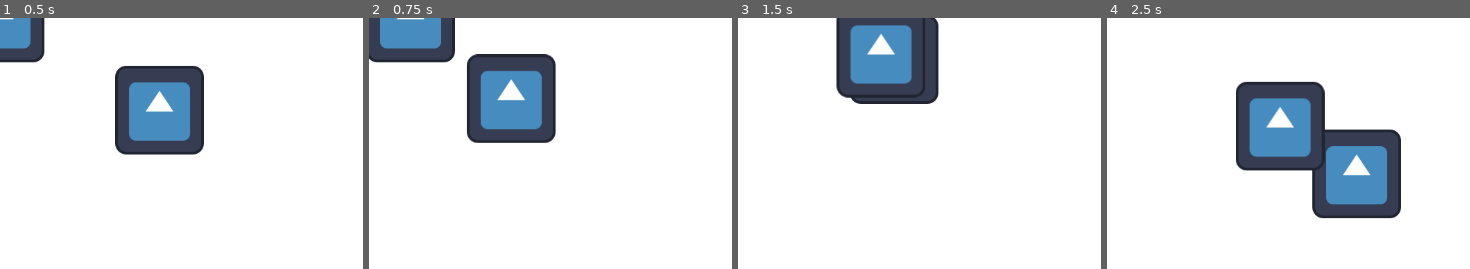
Above: before the commit, frames 1-4 (left to right).
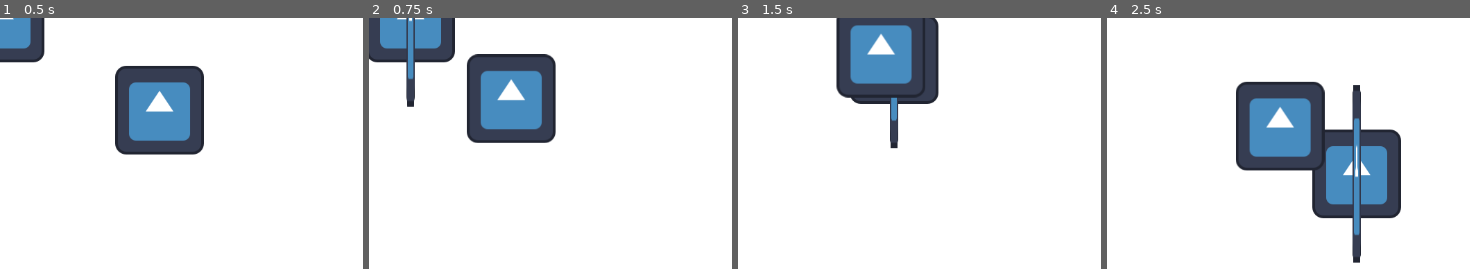
Above: after the commit, the same moments.

Repository: zwack32/crypt_of_the_silver_phoenix
Game: Godot game, scene res://test_world.tscn
Two runs of this game, one before a commit and one after it. Both use one fixed random seed, a clock stepped at 60 frames per second and the inputs below. The engine's default icon, where the game draws it, is replaced by a stand-in: a white triangle on a blue panel in a dark square.
Inputs (mouse positions are in pixels of both pictures, inside the frame that each line leads up to):
- Up to frame 1 (0.5 s): no input
- Up to frame 2 (0.75 s): move the mouse to (outside the picture) at 0.52 s; hold Right (ui_right) from 0.53 s (still down); click (outside the picture) at 0.6 s
- Up to frame 3 (1.5 s): move the mouse to (977, 263) at 1.27 s; release Right (ui_right) at 1.28 s; hold Down (ui_down) from 1.28 s (still down); click (977, 263) at 1.35 s
- Up to frame 4 (2.5 s): move the mouse to (outside the picture) at 2.02 s; release Down (ui_down) at 2.03 s; hold Right (ui_right) from 2.03 s (still down); right-click (outside the picture) at 2.1 s; click (outside the picture) at 2.3 s

Frame 1 is identical in both runs. In frame 2, 0.7% of the frame differs, in the area x 10-13%, y 0-36%; in frame 3, 0.4%; in frame 4, 1.4%, in the area x 67-70%, y 26-98%.

Commit message:
WIP player attack

Diff:
--- a/Enemy.gd
+++ b/Enemy.gd
@@ -13,7 +13,7 @@
 
 #Move toward player
 func _process(delta):
-	var direction = (player.global_position - global_position).normalized()
+	var direction = (player.position - position).normalized()
 	position += direction * speed
 
 #Hit player
--- a/Player.gd
+++ b/Player.gd
@@ -1,5 +1,4 @@
 extends Area2D
-
 class_name Player
 
 var speed = 300
@@ -11,6 +10,12 @@
 var player_spd = 10
 
 var health = max_health
+var direction = Vector2.UP
+
+@export var weapon_test_stick: PackedScene
+
+func _ready():
+	pass
 
 # Called every frame. 'delta' is the elapsed time since the previous frame.
 func _process(delta):
@@ -19,12 +24,16 @@
 
 	#change velocity by player's input
 	if Input.is_action_pressed("ui_down"):
+		direction = Vector2.DOWN
 		velocity.y += 1
 	if Input.is_action_pressed("ui_up"):
+		direction = Vector2.UP
 		velocity.y += -1
 	if Input.is_action_pressed("ui_left"):
+		direction = Vector2.LEFT
 		velocity.x += -1
 	if Input.is_action_pressed("ui_right"):
+		direction = Vector2.RIGHT
 		velocity.x += 1
 
 	#normalize the velocity
@@ -35,14 +44,23 @@
 
 	if Input.is_action_just_pressed("melee"):
 		melee_attack()
-		print("melee")
+		print(get_mouse_direction_from_player())
 
 	if Input.is_action_just_pressed("ranged"):
 		ranged_attack()
 		print("ranged")
 
+func get_mouse_direction_from_player():
+	var viewport_w = get_viewport().size.x
+	var viewport_h = get_viewport().size.y
+
+	var mouse_global_pos = get_viewport().get_mouse_position()
+
+	return Vector2(mouse_global_pos.x / viewport_w, mouse_global_pos.y / viewport_h)
+
 func melee_attack():
-	pass
+	var test_stick = weapon_test_stick.instantiate()
+	add_child(test_stick)
 
 func ranged_attack():
 	pass
--- a/enemy.tscn
+++ b/enemy.tscn
@@ -7,6 +7,7 @@
 size = Vector2(127, 127)
 
 [node name="Enemy" type="Area2D"]
+collision_layer = 8
 script = ExtResource("1_51ycr")
 
 [node name="CollisionShape2D" type="CollisionShape2D" parent="."]
--- a/player.tscn
+++ b/player.tscn
@@ -7,6 +7,8 @@
 size = Vector2(127, 128)
 
 [node name="Player" type="Area2D"]
+collision_layer = 0
+collision_mask = 0
 script = ExtResource("1_j4g1x")
 
 [node name="CollisionShape2D" type="CollisionShape2D" parent="."]
--- a/project.godot
+++ b/project.godot
@@ -61,3 +61,7 @@
 , Object(InputEventKey,"resource_local_to_scene":false,"resource_name":"","device":-1,"window_id":0,"alt_pressed":false,"shift_pressed":false,"ctrl_pressed":false,"meta_pressed":false,"pressed":false,"keycode":0,"physical_keycode":4194325,"key_label":0,"unicode":0,"echo":false,"script":null)
 ]
 }
+
+[layer_names]
+
+2d_physics/layer_4="player_weapon"
--- a/test_world.tscn
+++ b/test_world.tscn
@@ -1,7 +1,8 @@
-[gd_scene load_steps=3 format=3 uid="uid://dhy7e2fcung4f"]
+[gd_scene load_steps=4 format=3 uid="uid://dhy7e2fcung4f"]
 
 [ext_resource type="PackedScene" uid="uid://u0hfdydssq7m" path="res://player.tscn" id="1_titjy"]
 [ext_resource type="PackedScene" uid="uid://cw0sfcwrtmjxx" path="res://enemy.tscn" id="2_6imu3"]
+[ext_resource type="PackedScene" uid="uid://pq3d8p6fi55t" path="res://weapons/test_stick.tscn" id="2_fo2hy"]
 
 [node name="TestWorld" type="Node2D"]
 
@@ -10,6 +11,7 @@
 offset_bottom = 670.0
 
 [node name="Player" parent="." instance=ExtResource("1_titjy")]
+weapon_test_stick = ExtResource("2_fo2hy")
 
 [node name="Enemy" parent="." node_paths=PackedStringArray("player") instance=ExtResource("2_6imu3")]
 position = Vector2(282, 163)
--- /dev/null
+++ b/weapons/test_stick.gd
@@ -0,0 +1,13 @@
+extends Area2D
+
+@onready var collision_shape_2d = $CollisionShape2D
+var player: Player
+
+func _ready():
+	pass
+
+func _process(delta):
+	pass
+
+func _on_area_entered(area):
+	print("area")
--- /dev/null
+++ b/weapons/test_stick.tscn
@@ -0,0 +1,23 @@
+[gd_scene load_steps=4 format=3 uid="uid://pq3d8p6fi55t"]
+
+[ext_resource type="Texture2D" uid="uid://qcyp21s52d5" path="res://icon.svg" id="1_rnonn"]
+[ext_resource type="Script" path="res://weapons/test_stick.gd" id="1_x8eap"]
+
+[sub_resource type="RectangleShape2D" id="RectangleShape2D_d4yrp"]
+size = Vector2(19.9174, 31.75)
+
+[node name="TestStick" type="Area2D"]
+collision_layer = 0
+collision_mask = 8
+script = ExtResource("1_x8eap")
+
+[node name="CollisionShape2D" type="CollisionShape2D" parent="."]
+position = Vector2(0.0250002, 0)
+scale = Vector2(0.605, 8)
+shape = SubResource("RectangleShape2D_d4yrp")
+
+[node name="Sprite2D" type="Sprite2D" parent="."]
+scale = Vector2(0.092, 2)
+texture = ExtResource("1_rnonn")
+
+[connection signal="area_entered" from="." to="." method="_on_area_entered"]
